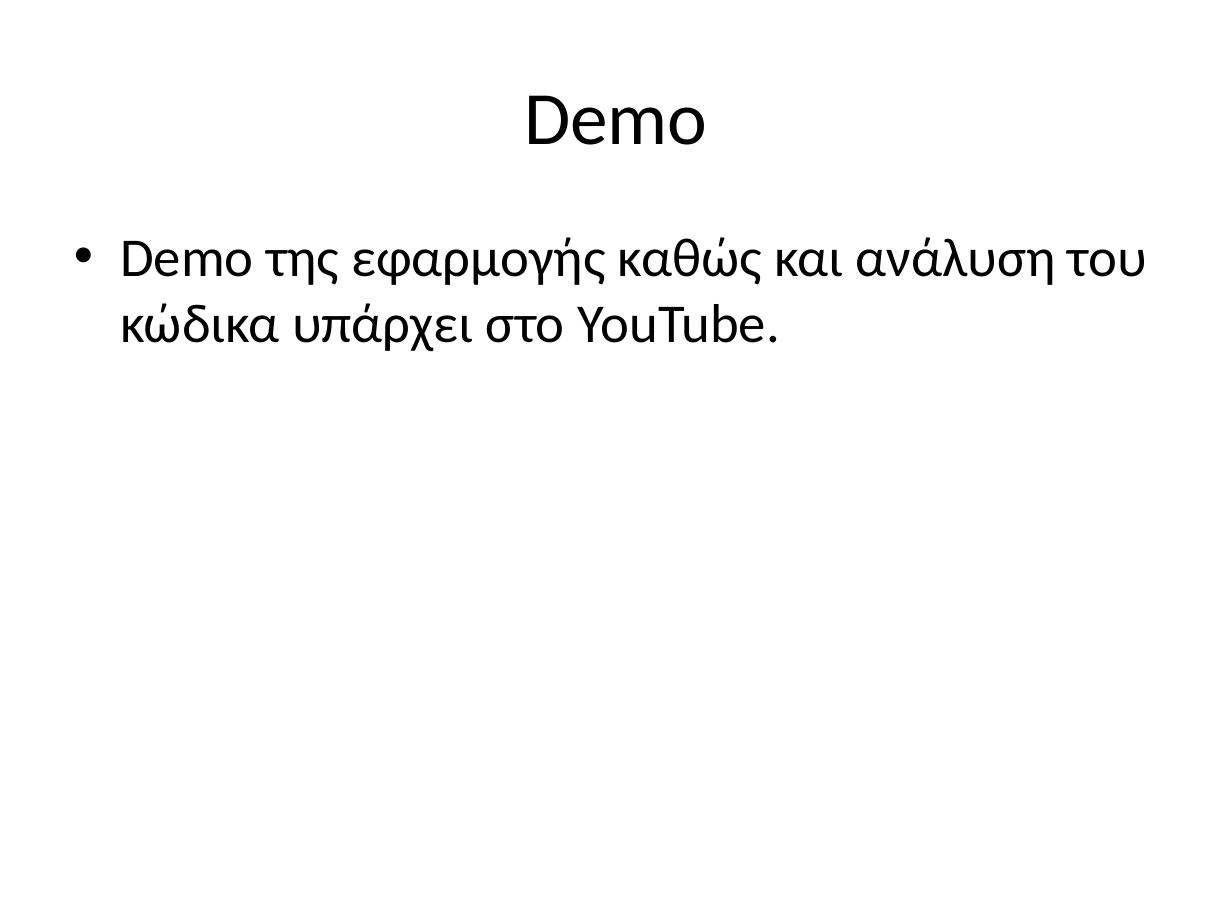
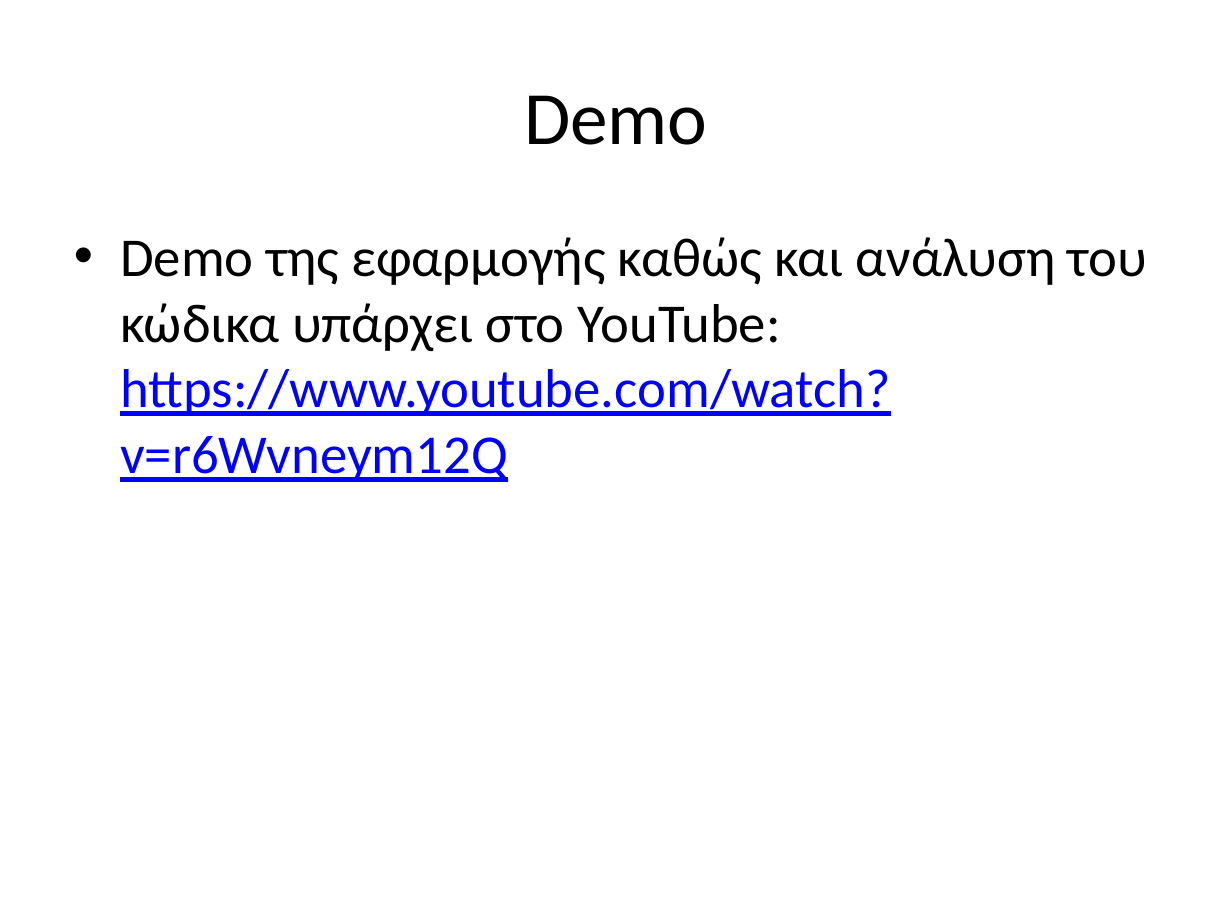
Before and after one commit to jasonNikolaou/ECE_Appathon, a slide deck: slide 4 of InternetAndApplications.pptx. Drawn at 1232x924 pixels with LibreOffice and Linux fonts; fonts in the diff are those of the drawing. Boxes give left, top, right and bottom in pixels: in the first picture for what was removed or moved away, otherwise in the second. Text is boxed around its words. In the diff, an @@ line names an element or a change of style, - is before the commit and + after.

```diff
--- a/InternetAndApplications.pptx
+++ b/InternetAndApplications.pptx
@@ text at (120, 237, 1147, 482): text changed @@
-• Demo της εφαρμογής καθώς και ανάλυση του κώδικα υπάρχει στο YouTube.
+• Demo της εφαρμογής καθώς και ανάλυση του κώδικα υπάρχει στο YouTube: https://www.youtube.com/watch?v=r6Wvneym12Q
```
Also in this commit, not shown: 1 other slide changed.
